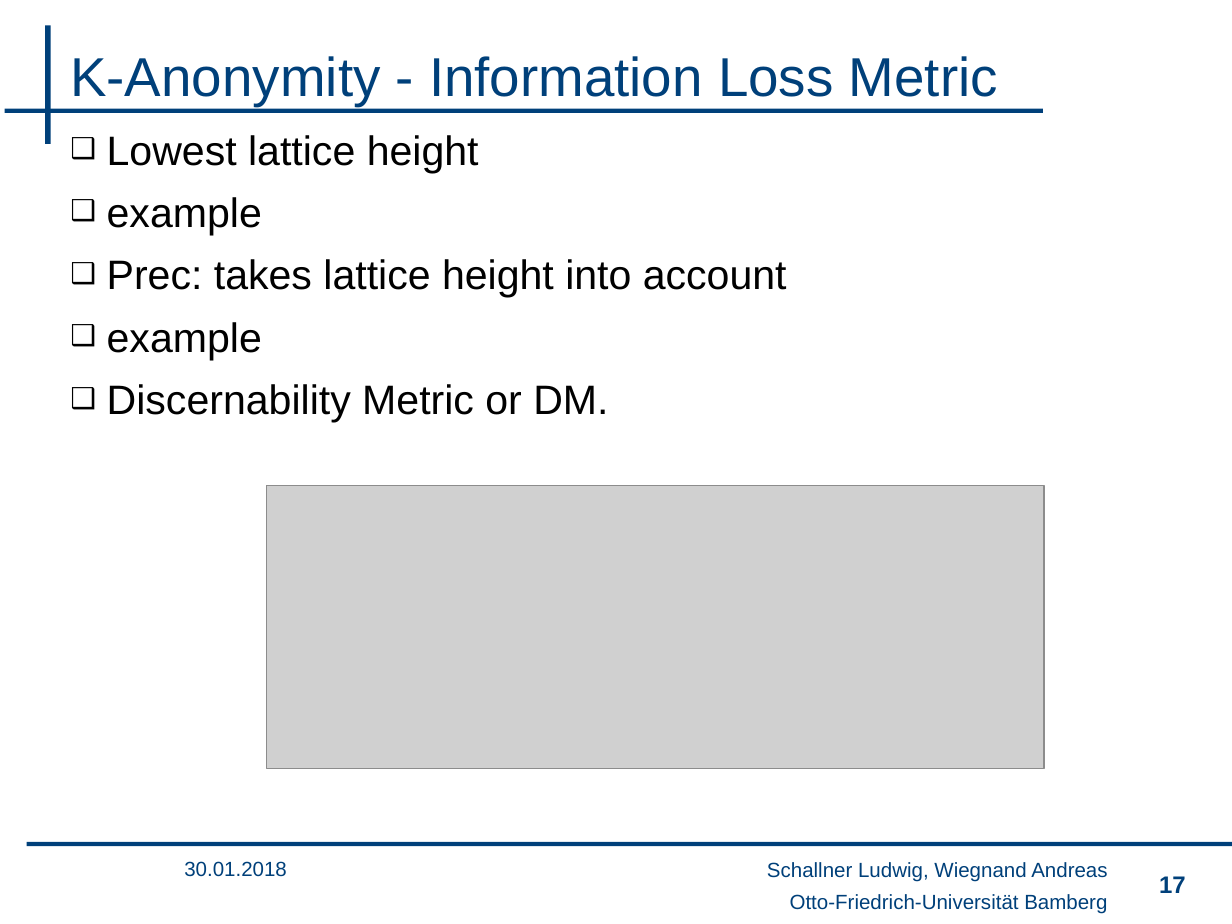
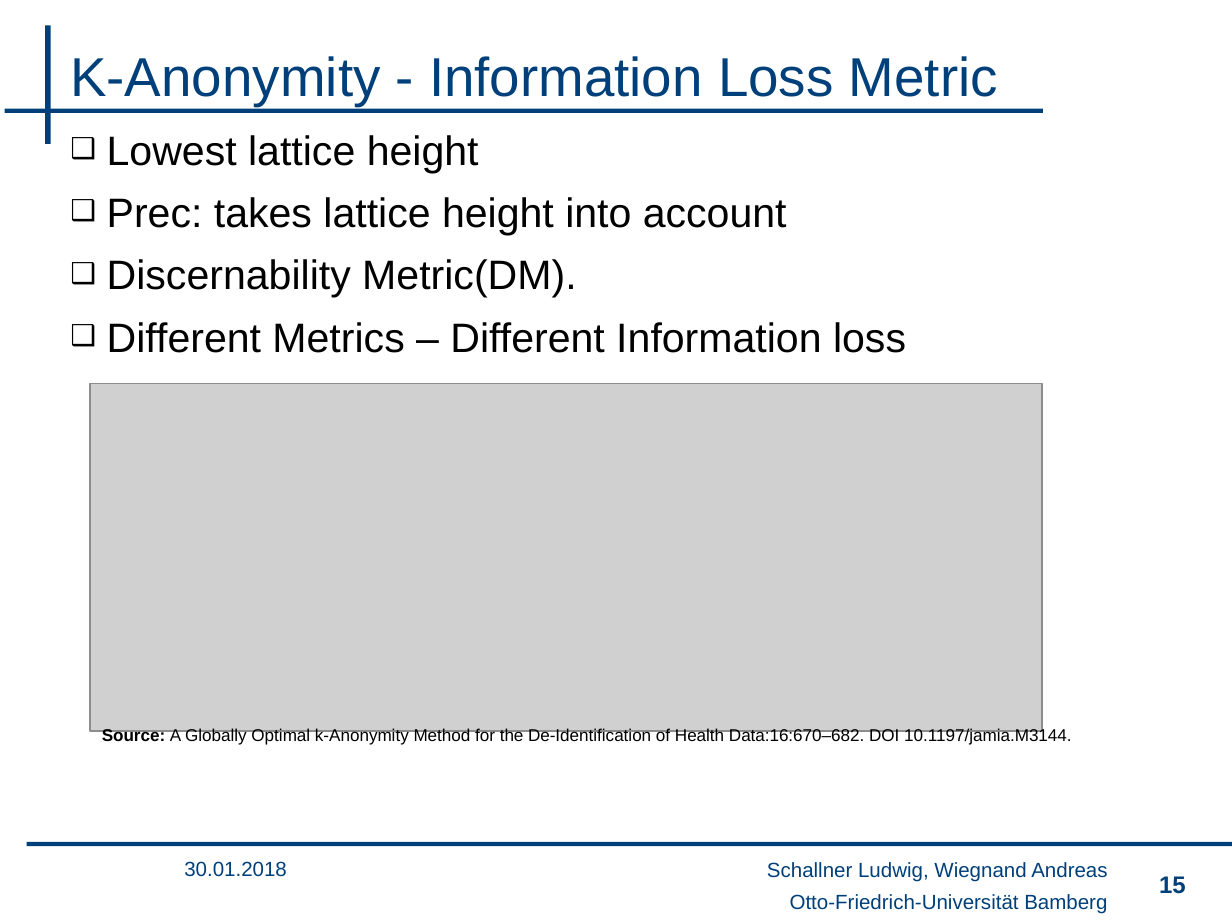
Before and after one commit to wsgan001/PSI-MSem, a slide deck: slide 15 of presentation/sicherheits_final_anV3.pptx (slide 17 before the commit). Drawn at 1232x924 pixels with LibreOffice and Linux fonts; fonts in the diff are those of the drawing; grey boxes stand for pictures; background and template pictures are left out. Boxes give left, top, right and bottom in pixels: in the first picture for what was removed or moved away, otherwise in the second. Text is boxed around its words. In the diff, an @@ line names an element or a change of style, - is before the commit and + after.

```diff
--- a/presentation/sicherheits_final_anV3.pptx
+++ b/presentation/sicherheits_final_anV3.pptx
@@ text at [107,197,262,235]: paragraph removed @@
-❑ example
@@ text at [107,259,906,353]: text changed @@
-❑ example
-❑ Discernability Metric or DM.
+❑ Discernability Metric(DM).
+❑ Different Metrics – Different Information loss
@@ picture: place and size @@
-picture at [267,485,1045,769]
+picture at [90,383,1042,731]
@@ text added at [102,727,1072,745], 10 pt, text #000000 @@
+Source: A Globally Optimal k-Anonymity Method for the De-Identification of Health Data:16:670–682. DOI 10.1197/jamia.M3144.
@@ page number at [1159,876,1186,894]: text changed @@
-17
+15
```
Also in this commit, not shown: 6 other slides changed, 1 slide removed.
